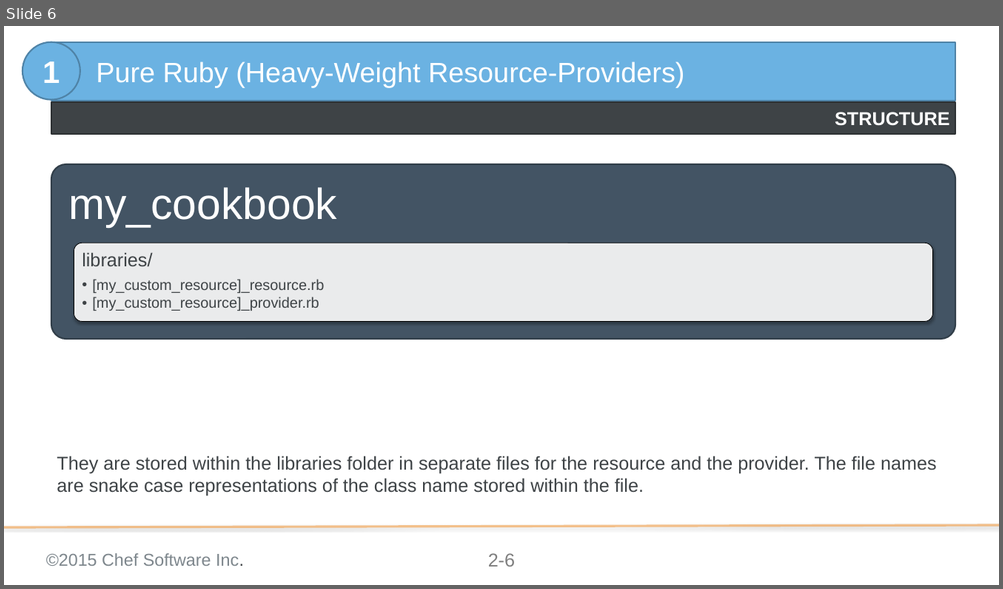
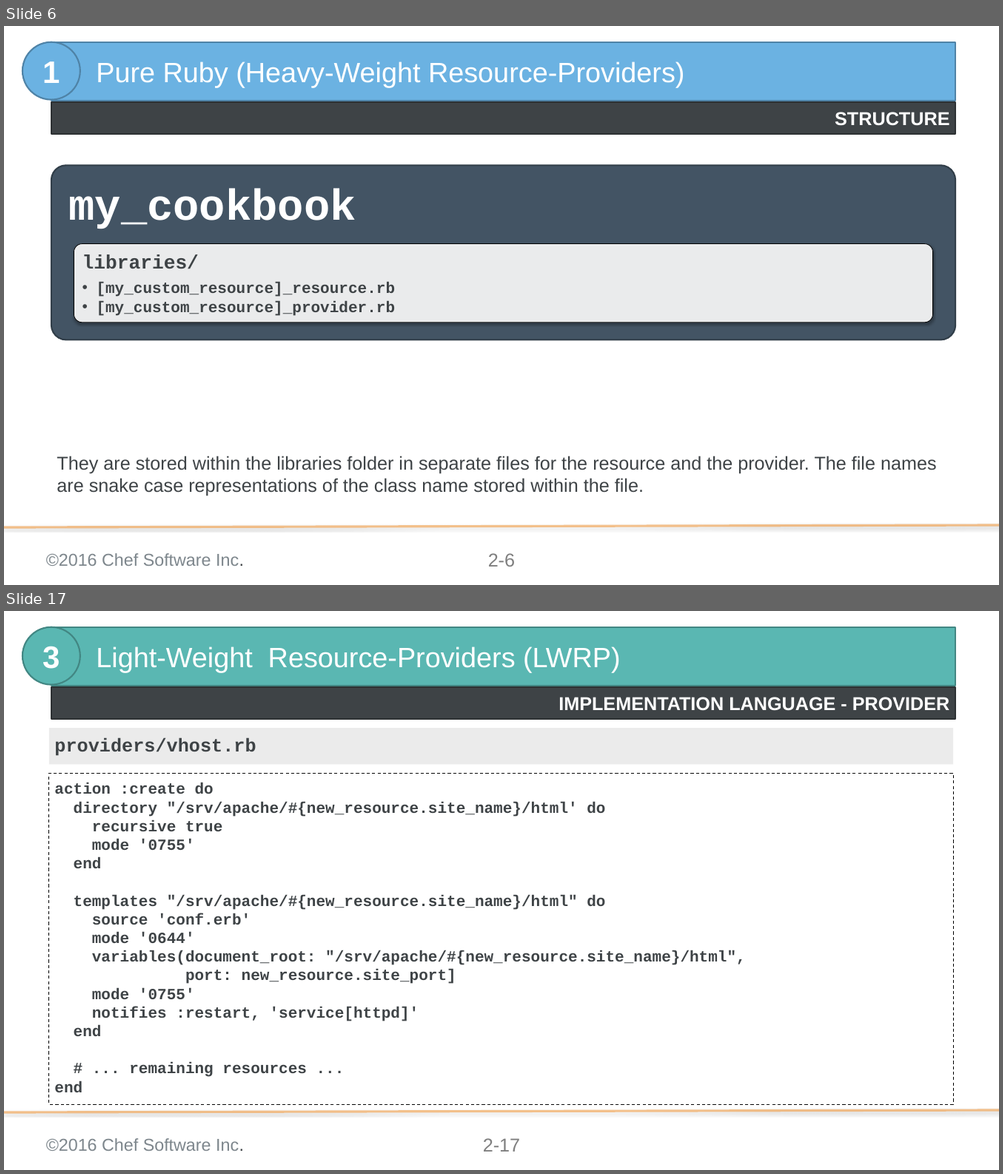
Before and after one commit to chef-training/extending_cookbooks, a slide deck: 02-approaches_to_extending_resources.pptx. Shown one above the other, each under a label of ours: slide 6 before the commit, slides 6 and 17 after it; the slides between them are not shown. The pictures are 1003x589 and 1003x1174 pixels, drawn with LibreOffice and Linux fonts; fonts in the diff are those of the drawing; background and template pictures are left out. Boxes give left, top, right and bottom in pixels: in the first picture for what was removed or moved away, otherwise in the second. Text is boxed around its words. In the diff, an @@ line names an element or a change of style, - is before the commit and + after.

```diff
--- a/02-approaches_to_extending_resources.pptx
+++ b/02-approaches_to_extending_resources.pptx
@@ slide 17 added at (x1=4, y1=611, x2=999, y2=1170), background #FFFFFF; not listed: 3 template elements that a slide beside it also shows @@
@@ ellipse added at (x1=22, y1=627, x2=80, y2=685), fill #5AB7B2, outline #438784 2 pt, 40 pt, text #FFFFFF, bold @@
+3
@@ rectangle added at (x1=51, y1=627, x2=955, y2=686), fill #5AB7B2, outline #438784 2 pt, 36 pt, text #FFFFFF @@
+Light-Weight Resource-Providers (LWRP)
@@ rectangle added at (x1=51, y1=687, x2=955, y2=720), fill #3E4346, outline #2E3234 2 pt, 24 pt, text #FFFFFF, bold @@
+IMPLEMENTATION LANGUAGE - PROVIDER
@@ rectangle added at (x1=49, y1=728, x2=953, y2=764), fill #D9D9D9 at 50% opacity, 24 pt, text #3E4346, bold @@
+providers/vhost.rb
@@ rectangle added at (x1=49, y1=773, x2=953, y2=1105), outline #000000 1 pt dashed, 20 pt, text #3E4346, bold @@
+action :create do
+directory "/srv/apache/#{new_resource.site_name}/html' do
+recursive true
+mode '0755'
+end
+templates "/srv/apache/#{new_resource.site_name}/html" do
+source 'conf.erb'
+mode '0644'
+variables(document_root: "/srv/apache/#{new_resource.site_name}/html",
+port: new_resource.site_port]
+mode '0755'
+notifies :restart, 'service[httpd]'
+end
+# ... remaining resources ...
+end
@@ slide 6 changed as well @@
@@ text "my_cookbook" at (x1=68, y1=189, x2=356, y2=229): font Arial to Courier New, bold on @@
@@ text "libraries/" at (x1=82, y1=255, x2=395, y2=316): size 24 to 25 pt in "libraries/"; font Arial to Courier New, bold on; size 19 to 20 pt in "[my_custom_resource]_resource.rb", "[my_custom_resource]_provider.rb"; indent changed @@
@@ text at (x1=46, y1=554, x2=244, y2=566): text changed @@
-©2015 Chef Software Inc.
+©2016 Chef Software Inc.
```
Also in this commit, not shown: 23 other slides changed.
